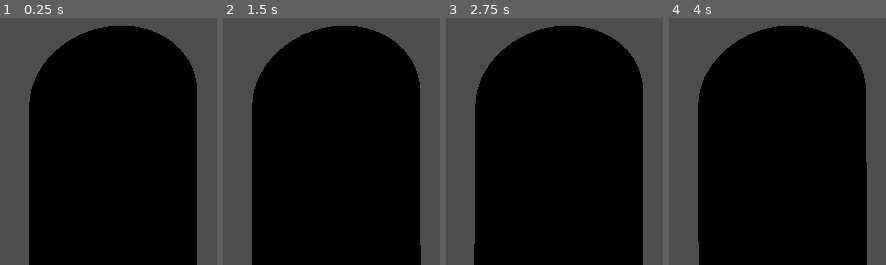
Above: before the commit, frames 1-4 (left to right).
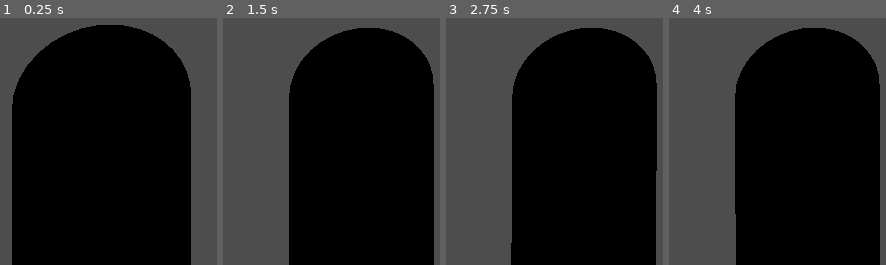
Above: after the commit, the same moments.

Repository: felixfelixwal/parcour
Game: Godot game, scene res://player.tscn
The game is run twice, just before and just after one commit, with the same random seed, the same clock (stepped at 60 frames per second) and the same inputs.
Inputs (mouse positions are in pixels of both pictures, inside the frame that each line leads up to):
- Up to frame 1 (0.25 s): no input
- Up to frame 2 (1.5 s): move the mouse to (outside the picture) at 0.52 s; hold Shift (sprint) 0.53-1.28 s; hold W (move_forward) from 0.53 s (still down); tap Space (jump) at 0.77 s; tap Enter at 1.25 s; move the mouse to (outside the picture) at 1.27 s; tap Shift (sprint) at 1.35 s
- Up to frame 3 (2.75 s): keep holding W (move_forward); tap Space (jump) at 1.52, 2 s; move the mouse to (outside the picture) at 2.02 s; hold Shift (sprint) from 2.03 s (still down)
- Up to frame 4 (4 s): keep holding W (move_forward); tap Enter at 2.75 s; move the mouse to (outside the picture) at 2.77 s; release Shift (sprint) at 2.78 s; tap Shift (sprint) at 2.85 s; tap Space (jump) at 3.02, 3.5, 3.77 s; move the mouse to (outside the picture) at 3.52 s; hold Shift (sprint) from 3.53 s (still down)

The runs differ from the first frame. In frame 1, 10% of the frame differs, in the area x 5-91%, y 2-100%; in frame 2, 22%, in the area x 13-98%, y 3-100%; in frame 3, 22%; in frame 4, 22%.

Commit message:
dasdasdweasdwadswa

Diff:
--- a/parcour/player.gd
+++ b/parcour/player.gd
@@ -20,8 +20,14 @@
 @onready var head = $Head
 @onready var ground_check: RayCast3D = $GroundCheck
 @onready var spawn_point: Marker3D = $"../Map/SpawnPoint"
+@onready var camera: Camera3D = $Head/Camera3D
+  # Assuming you have a Camera3D node as a child
 
 var fall_threshold: float = -10.0  # Adjust this value based on your map
+
+var min_fov = 70  # Minimum FOV (walking)
+var max_fov = 85  # Maximum FOV (sprinting)
+var fov_smooth_speed = 5.0  # Speed at which FOV changes
 
 func _ready():
 	Input.set_mouse_mode(Input.MOUSE_MODE_CAPTURED)
@@ -82,6 +88,17 @@
 	# Use move_and_slide() with no arguments; it automatically uses the velocity
 	move_and_slide()
 
+	# Dynamically adjust FOV based on speed
+	adjust_fov(current_speed)
+
+func adjust_fov(current_speed: float):
+	# Determine the target FOV based on current speed
+	var target_fov = min_fov + ((current_speed - speed) / (sprint_speed - speed)) * (max_fov - min_fov)
+	target_fov = clamp(target_fov, min_fov, max_fov)  # Ensure FOV is within bounds
+
+	# Smoothly transition to the target FOV
+	camera.fov = lerp(camera.fov, target_fov, fov_smooth_speed * get_process_delta_time())
+
 func reset_player():
 	if spawn_point:
 		# Reset the player's position to the spawn point
Not shown, added: parcour/plaF319.tmp
